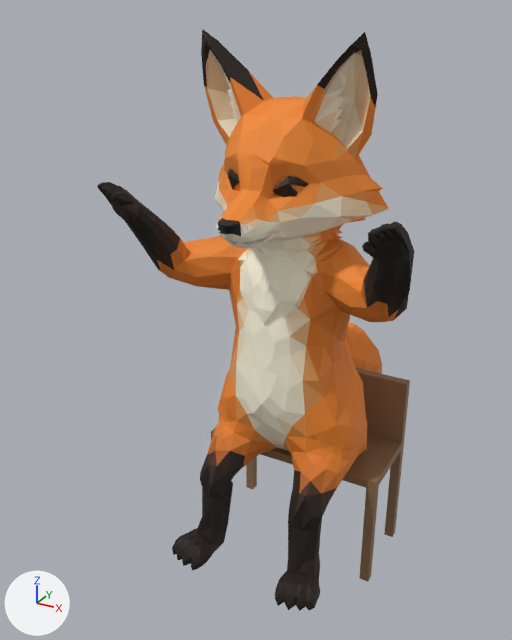
The glTF model assets/models/fox/fox.rig.glb: old version first, new version second.
Both versions are drawn from a 50 mm camera at (0.564, -1.222, 1.155) aimed at (-0.096, -0.022, 0.555). Arrows for +X, +Y and +Z are at lower left; the lights stay in place. The picture after the commit comes second. Vertices at exactly the same position are counted once.

The scene before the commit, as lines of its bpy script (objects in view):
```python
me_chair = bpy.data.meshes.new('chair')
me_chair.from_pydata(...)  # 42 vertices, 72 faces; spans x -0.2..0.2, y -0.05..0.134, z 0.0..0.414
me_chair.materials.append(mat_chair)
me_fox = bpy.data.meshes.new('Fox')
me_fox.from_pydata(...)  # 1585 vertices, 3135 faces; spans x -0.28..0.28, y -0.302..0.37, z 0.09..1.124
# faces by material slot: [3078, 57]
me_fox.materials.append(mat_fur)
me_fox.materials.append(mat_gloss)
ob_chair = bpy.data.objects.new('chair', me_chair)
ob_chair.location = (0.0, 0.0, 0.0)
ob_fox_001 = bpy.data.objects.new('Fox.001', me_fox)
ob_fox_001.location = (0.0, 0.0, 0.0)
```
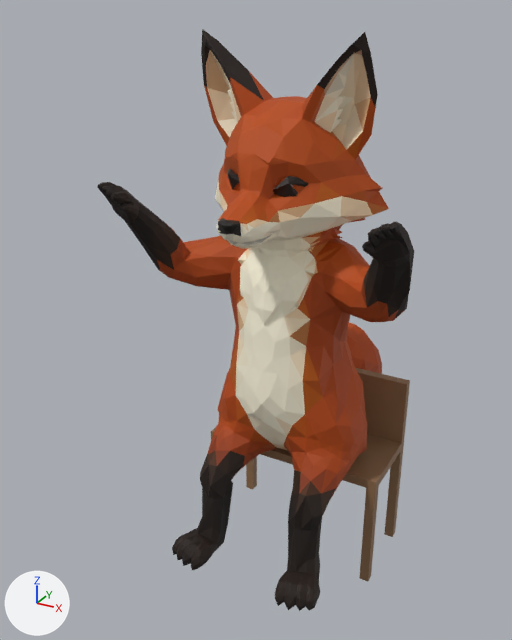
Changed parts and their boxes [x1, y1, x2, y2] in the pictures (512 x 640 px):
part 1 of me_fox, recoloured (darker)
    both: [183, 52, 389, 471]
part 2 of me_fox, recoloured
    both: [157, 52, 398, 493]

The change in detail:
me_fox has 1585 vertices, 3135 faces and spans x -0.28..0.28, y -0.302..0.37, z 0.09..1.124.
me_fox is used by ob_fox_001; location (0.0, 0.0, 0.0).
me_fox part 1: 950 faces centred in x -0.221..0.234, y -0.279..0.336, z 0.25..1.085 are repainted in the vertex colours; the middle colour goes from orange #f08a30 to orange #b74a00.
me_fox part 2: 662 faces centred in x -0.245..0.245, y -0.28..0.312, z 0.253..1.077 are repainted in the vertex colours; the middle colour goes from orange #df8027 to brown #ae4300.
